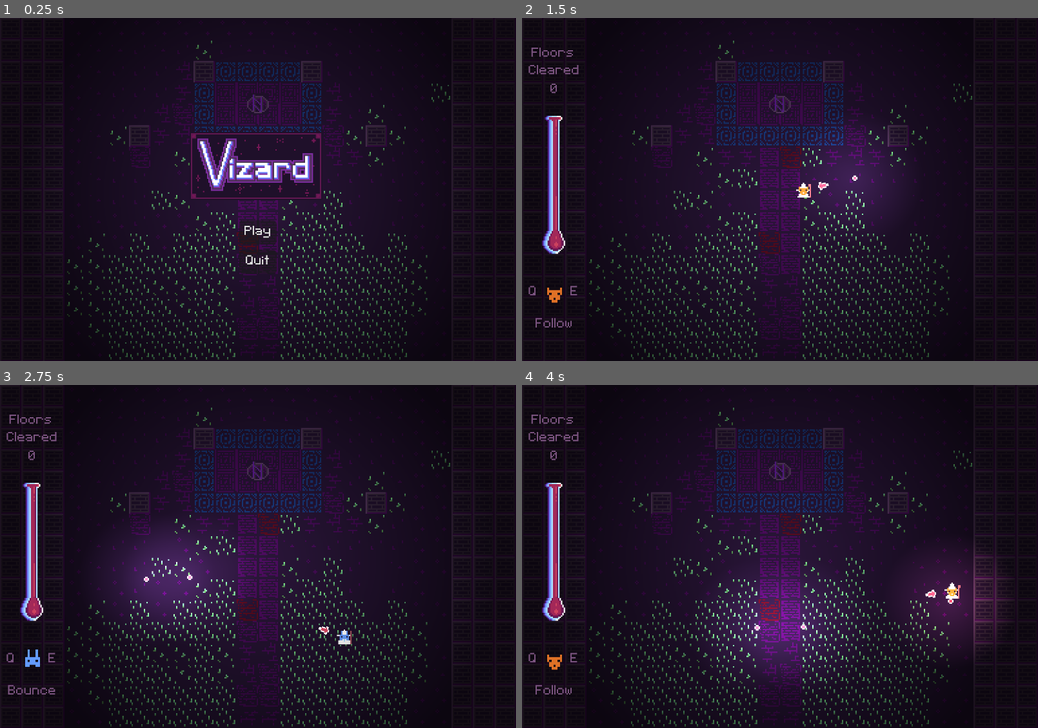
Above: before the commit, frames 1-4 (two rows, left to right).
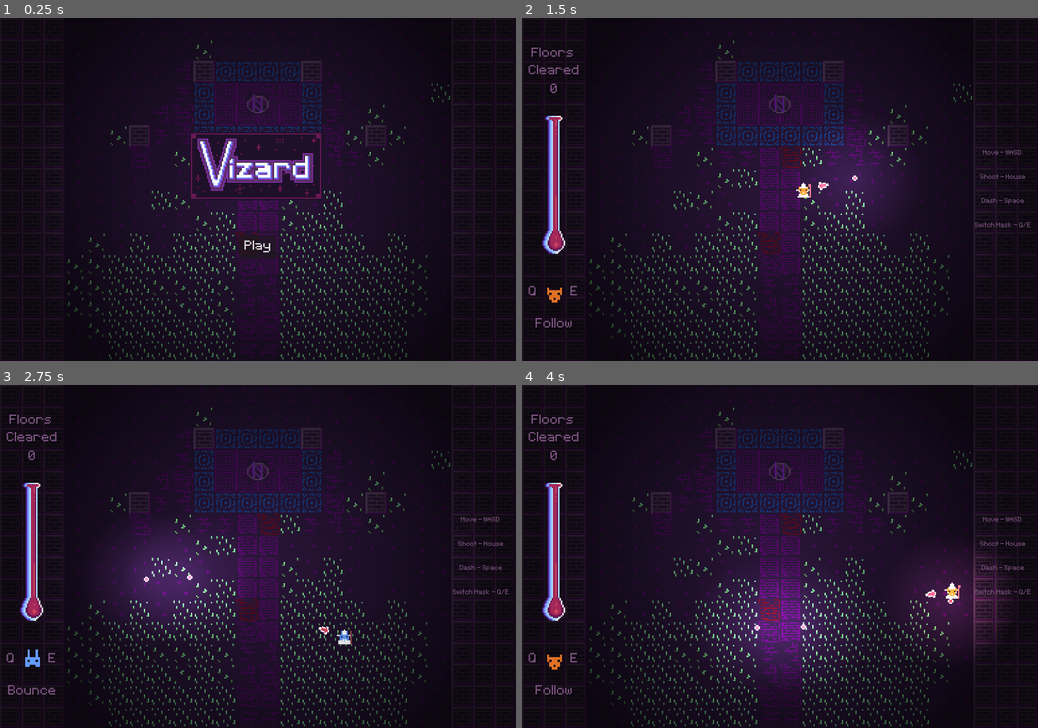
Above: after the commit, the same moments.

Repository: Kolbias/GGJ2026
Game: Godot game, scene res://Data/Maps/world.tscn
Same seed, same stepped clock (60 frames per second), same inputs: the game is played once before the commit and once after it.
Inputs (mouse positions are in pixels of both pictures, inside the frame that each line leads up to):
- Up to frame 1 (0.25 s): no input
- Up to frame 2 (1.5 s): click "Play" at 0.5 s; tap Enter at 1.25 s; move the mouse to (893, 172) at 1.27 s; press the mouse at (893, 172) at 1.28 s; hold D (MoveRight) from 1.28 s (still down)
- Up to frame 3 (2.75 s): move the mouse to (154, 573) at 2.02 s; release D (MoveRight) at 2.03 s; release the mouse at (154, 573) at 2.03 s; hold S (MoveDown) from 2.03 s (still down); tap E (MaskNext) at 2.1 s; click (154, 573) at 2.3 s
- Up to frame 4 (4 s): move the mouse to (831, 481) at 2.77 s; release S (MoveDown) at 2.78 s; hold D (MoveRight) 2.78-3.53 s; hold Q (MaskPrev) 2.78-3.53 s; click (831, 481) at 3.05 s; move the mouse to (754, 625) at 3.52 s; hold W (MoveUp) from 3.53 s (still down); click (754, 625) at 3.6 s

The runs differ from the first frame. In frame 1, 0.4% of the frame differs, in the area x 46-54%, y 59-75%; in frame 2, 0.2%; in frame 3, 0.2%; in frame 4, 0.2%.

Commit message:
Alter UI and fixed multi-hit enemy_killed signal bug

Diff:
--- a/ggj-2026-maskuerade/Data/Characters/enemy.gd
+++ b/ggj-2026-maskuerade/Data/Characters/enemy.gd
@@ -16,6 +16,7 @@
 var player_pos: Vector2
 var dir: Vector2
 var current_hp: int
+var alive: bool = true
 
 func _ready() -> void:
 	hp_bar.max_value = enemy_Resource.max_hp
@@ -80,3 +81,11 @@
 	var rand_dir = [-1.0, 1.0, 0.0]
 	dir = Vector2(rand_dir.pick_random(), rand_dir.pick_random())
 	change_state(State.WANDER)
+
+func killed():
+	if alive:
+		GameEvents.emit_signal("enemy_killed")
+		alive = false
+	else:
+		pass
+	queue_free()
--- a/ggj-2026-maskuerade/Data/Maps/Level1/room_5.tscn
+++ b/ggj-2026-maskuerade/Data/Maps/Level1/room_5.tscn
@@ -69,7 +69,7 @@
 [node name="EnemySpawners" type="Node2D" parent="."]
 
 [node name="SpawnPoint" parent="EnemySpawners" instance=ExtResource("4_ri7i8")]
-position = Vector2(136, 128)
+position = Vector2(144, 128)
 CharacterToSpawn = ExtResource("5_8tgbb")
 SpawnCount = 15
 SpawnRate = 3.0
--- a/ggj-2026-maskuerade/Data/Maps/world.tscn
+++ b/ggj-2026-maskuerade/Data/Maps/world.tscn
@@ -103,6 +103,7 @@
 text = "Play"
 
 [node name="QuitButton" type="Button" parent="CanvasLayer/MainMenu/VBoxContainer"]
+visible = false
 layout_mode = 2
 size_flags_vertical = 4
 theme_override_fonts/font = ExtResource("13_84hfh")
@@ -211,6 +212,33 @@
 theme_override_fonts/font = ExtResource("13_84hfh")
 text = "Q"
 horizontal_alignment = 1
+
+[node name="MarginContainer2" type="MarginContainer" parent="CanvasLayer/GameUI"]
+layout_mode = 1
+anchors_preset = 11
+anchor_left = 1.0
+anchor_right = 1.0
+anchor_bottom = 1.0
+offset_left = -47.0
+grow_horizontal = 0
+grow_vertical = 2
+theme_override_constants/margin_right = 5
+
+[node name="ControlsLabel" type="Label" parent="CanvasLayer/GameUI/MarginContainer2"]
+layout_mode = 2
+size_flags_horizontal = 4
+theme_override_colors/font_color = Color(0.48235294, 0.32941177, 0.5019608, 1)
+theme_override_fonts/font = ExtResource("13_84hfh")
+theme_override_font_sizes/font_size = 8
+text = "Move - WASD
+
+Shoot - Mouse
+
+Dash - Space
+
+Switch Mask - Q/E"
+horizontal_alignment = 1
+vertical_alignment = 1
 
 [node name="Transition" type="ColorRect" parent="CanvasLayer/GameUI"]
 unique_name_in_owner = true
@@ -253,6 +281,7 @@
 layout_mode = 2
 theme_override_fonts/font = ExtResource("13_84hfh")
 text = "Game Over"
+horizontal_alignment = 1
 
 [node name="RetryButton" type="Button" parent="CanvasLayer/GameUI/GameOverMenu/VBoxContainer"]
 layout_mode = 2
--- a/ggj-2026-maskuerade/Scripts/Enemy_Manager.gd
+++ b/ggj-2026-maskuerade/Scripts/Enemy_Manager.gd
@@ -28,8 +28,8 @@
 
 func _on_enemy_death(enemyRef : Enemy):
 	enemies.erase(enemyRef)
-	enemyRef.queue_free()
-	GameEvents.emit_signal("enemy_killed")
+	enemyRef.killed()
+	#GameEvents.emit_signal("enemy_killed")
 
 
 func _on_clear_enemies():
Not shown, added: ggj-2026-maskuerade/export_presets.cfg
